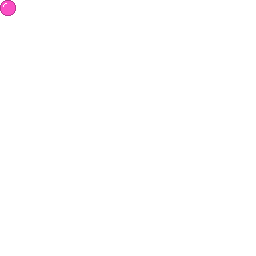
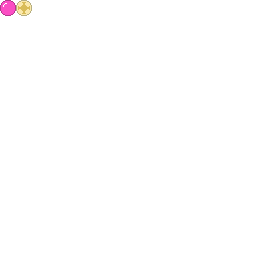
Layered file, before and after one edit (w=256, h=256). Changes by layer:
added layer "judge copy" above "judge" over [16, 0, 32, 16]
